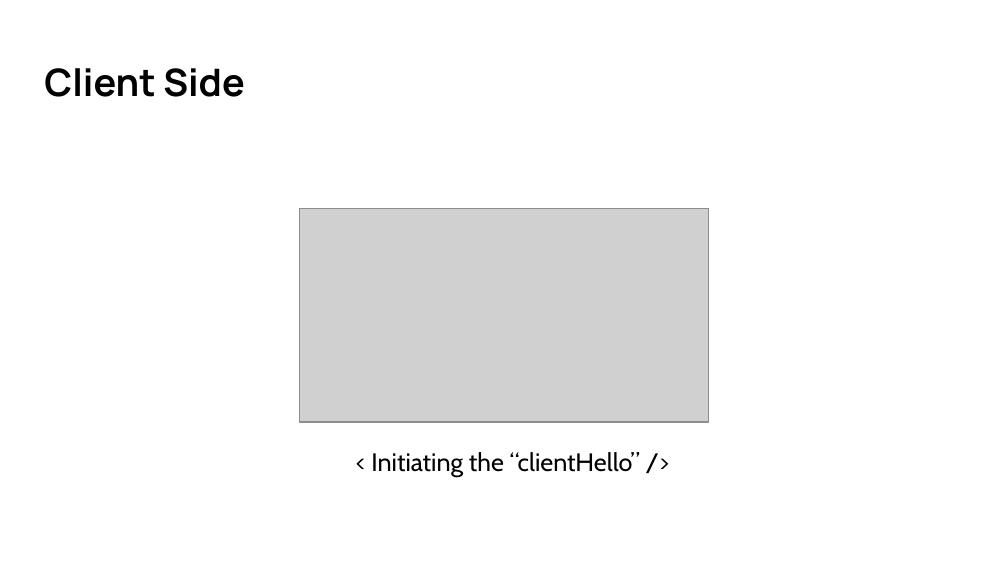
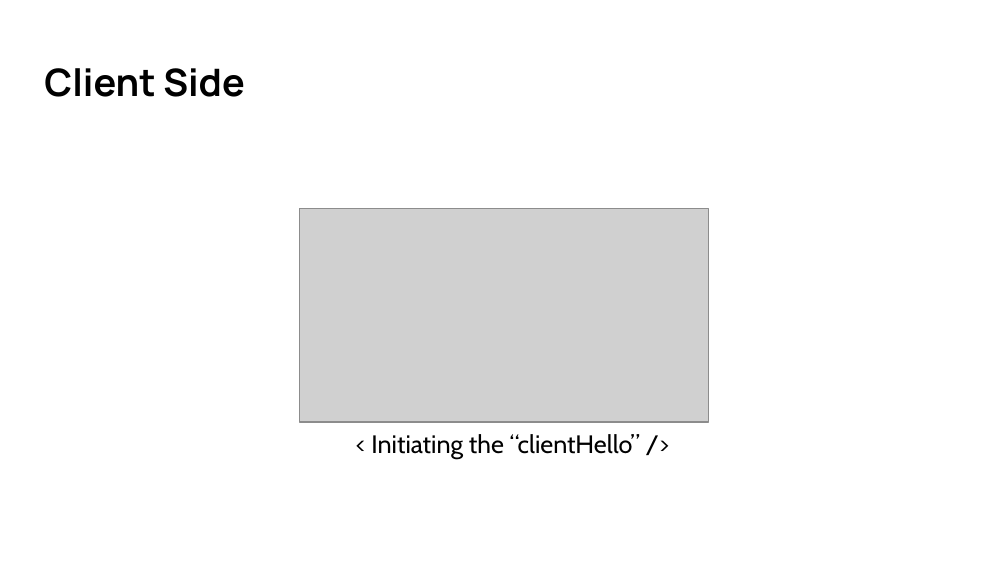
Before and after one commit to yesiamjc/IT_GR14, a slide deck: slide 6 of Presentation/PPT.pptx. Drawn at 1008x567 pixels with LibreOffice and Linux fonts; fonts in the diff are those of the drawing; grey boxes stand for pictures. Boxes give left, top, right and bottom in pixels: in the first picture for what was removed or moved away, otherwise in the second. Text is boxed around its words. In the diff, an @@ line names an element or a change of style, - is before the commit and + after.

```diff
--- a/Presentation/PPT.pptx
+++ b/Presentation/PPT.pptx
@@ text "< Initiating the “clientHello” />" at <box>371,434,640,459</box>: line spacing 1.15 to 1.05 @@
```
Also in this commit, not shown: 6 other slides changed.
